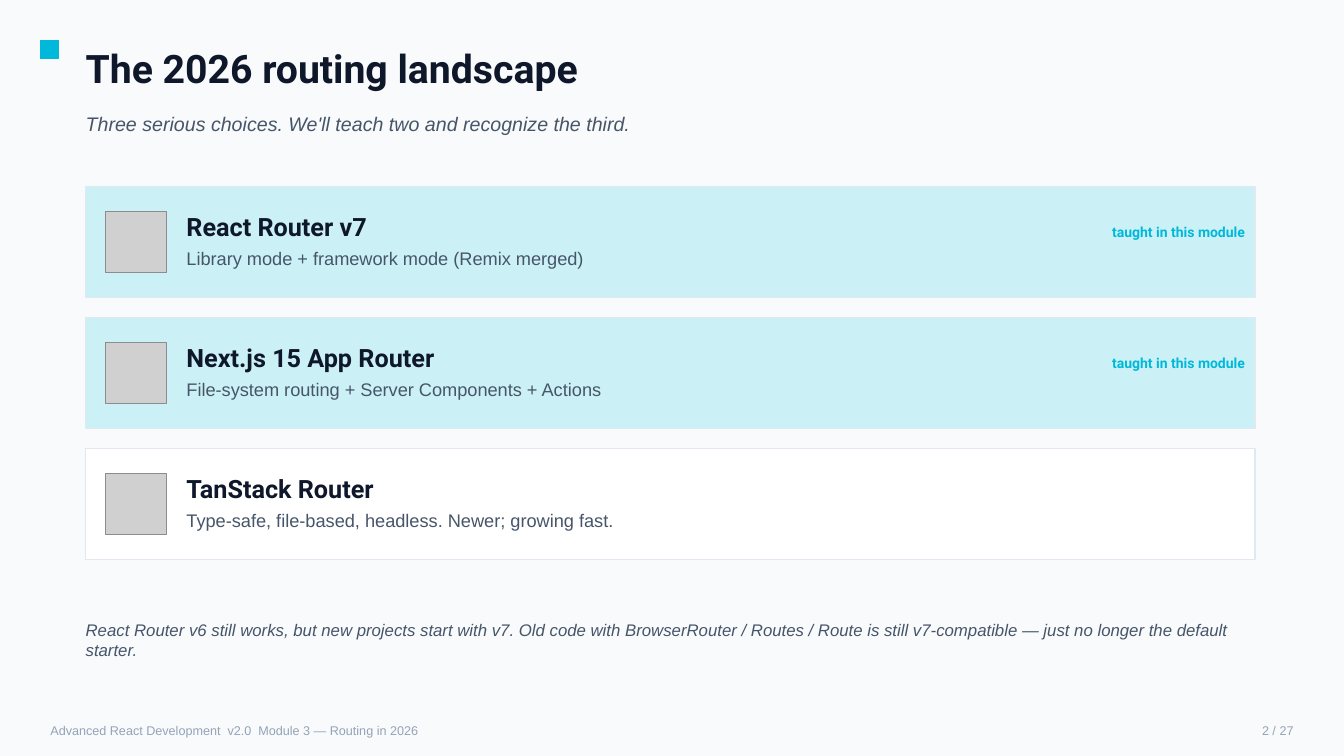
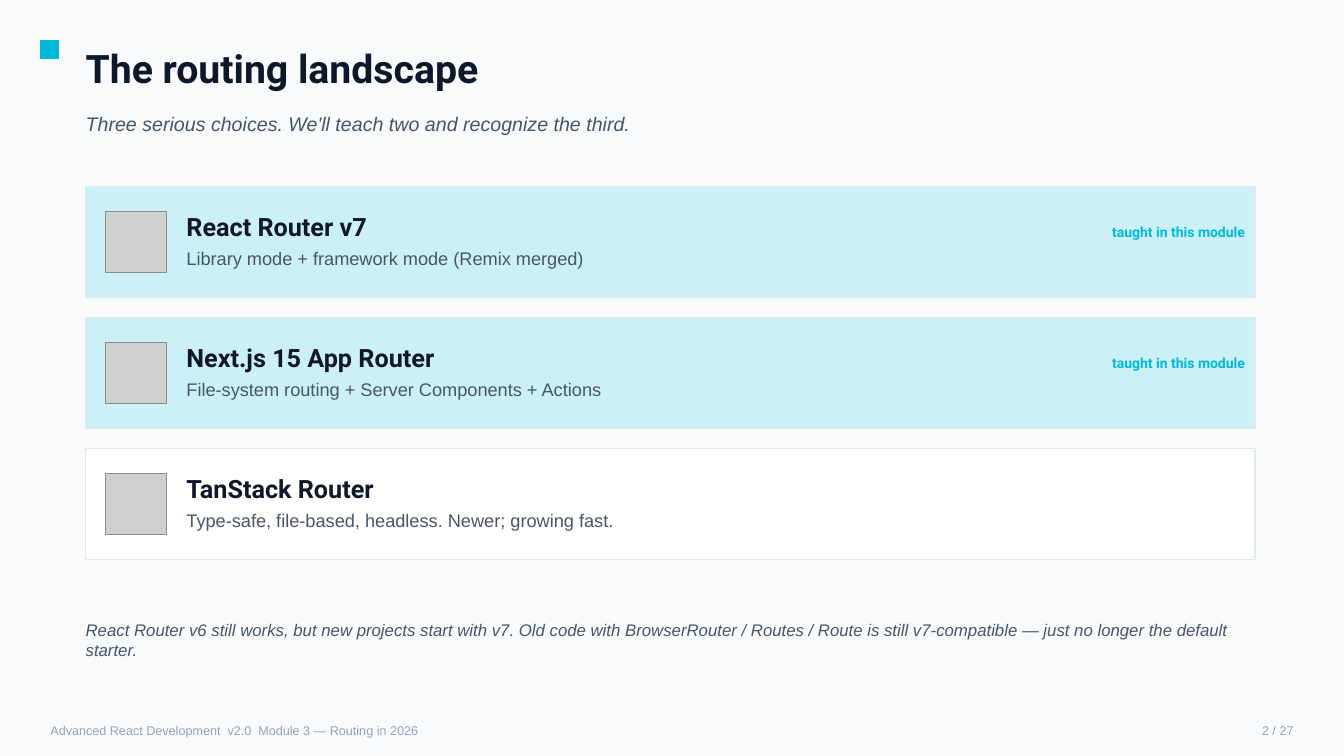
Before and after one commit to chrisminnick/advanced-react-19, a slide deck: slide 66 of instructor/advanced_react_v2.pptx. Drawn at 1344x756 pixels with LibreOffice and Linux fonts; fonts in the diff are those of the drawing; grey boxes stand for pictures. Boxes give left, top, right and bottom in pixels: in the first picture for what was removed or moved away, otherwise in the second. Text is boxed around its words. In the diff, an @@ line names an element or a change of style, - is before the commit and + after.

```diff
--- a/instructor/advanced_react_v2.pptx
+++ b/instructor/advanced_react_v2.pptx
@@ text at bbox=[86, 53, 478, 91]: text changed @@
-The 2026 routing landscape
+The routing landscape
```
Also in this commit, not shown: 72 other slides changed, 6 other files.
